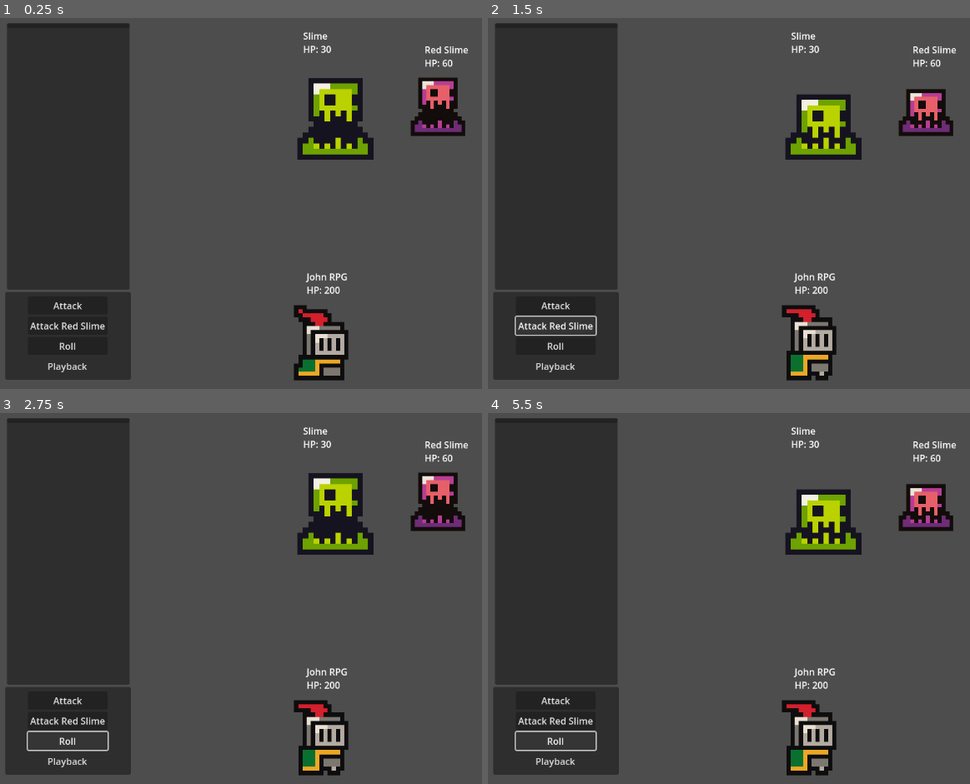
Above: before the commit, frames 1-4 (two rows, left to right).
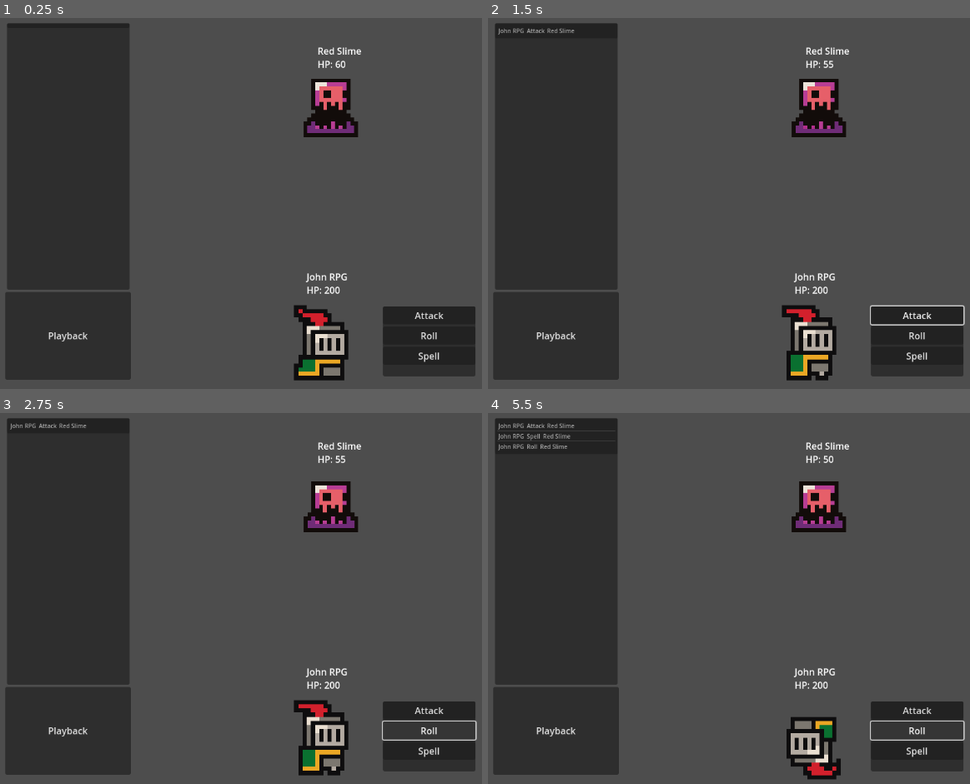
Above: after the commit, the same moments.

Repository: jhobz/rpg-prototype
Game: Godot game, scene res://scenes/game.tscn
The game is run twice, just before and just after one commit, with the same random seed, the same clock (stepped at 60 frames per second) and the same inputs.
Inputs (mouse positions are in pixels of both pictures, inside the frame that each line leads up to):
- Up to frame 1 (0.25 s): no input
- Up to frame 2 (1.5 s): click "Attack" at 0.5 s; click (555, 325) at 1.25 s, where only the run before the commit has a clickable "Attack Red Slime"
- Up to frame 3 (2.75 s): click "Roll" at 2 s
- Up to frame 4 (5.5 s): click (916, 750) at 2.75 s, where only the run after the commit has a clickable "Spell"; click "Attack" at 3.5 s; click (555, 720) at 4.25 s, where only the run before the commit has a clickable "Attack Red Slime"; click "Roll" at 5 s

The runs differ from the first frame. In frame 1, 8.2% of the frame differs, in the area x 6-99%, y 3-97%; in frame 2, 8.4%; in frame 3, 7.6%; in frame 4, 9.1%, in the area x 2-99%, y 2-99%.

Commit message:
Restore branch changes to game.tscn

Diff:
--- a/scenes/game.tscn
+++ b/scenes/game.tscn
@@ -10,7 +10,9 @@
 [ext_resource type="Script" uid="uid://cw152v0s4sq65" path="res://logic/states/BattleComplete.gd" id="5_0tnpc"]
 [ext_resource type="Texture2D" uid="uid://dc7bufts8305d" path="res://assets/sprites/knight.png" id="7_gee14"]
 [ext_resource type="PackedScene" uid="uid://b8t3u20c4a6l3" path="res://scenes/Character/Characters/Enemies/slime.tscn" id="7_u5sy4"]
+[ext_resource type="Script" path="res://scenes/Character/Actions/spell.gd" id="8_dinhu"]
 [ext_resource type="PackedScene" uid="uid://ckp66wttmrqym" path="res://scenes/Character/Characters/Enemies/red_slime.tscn" id="8_gee14"]
+[ext_resource type="PackedScene" path="res://scenes/Components/action_ui_component.tscn" id="11_kvuet"]
 
 [sub_resource type="AtlasTexture" id="AtlasTexture_gee14"]
 atlas = ExtResource("7_gee14")
@@ -223,21 +225,6 @@
 size_flags_vertical = 4
 alignment = 1
 
-[node name="AttackButton" type="Button" parent="Commands/PanelContainer/VBoxContainer"]
-layout_mode = 2
-text = "Attack"
-metadata/_edit_use_anchors_ = true
-
-[node name="AttackBottomButton" type="Button" parent="Commands/PanelContainer/VBoxContainer"]
-layout_mode = 2
-text = "Attack Red Slime"
-metadata/_edit_use_anchors_ = true
-
-[node name="RollButton" type="Button" parent="Commands/PanelContainer/VBoxContainer"]
-layout_mode = 2
-text = "Roll"
-metadata/_edit_use_anchors_ = true
-
 [node name="PlaybackButton" type="Button" parent="Commands/PanelContainer/VBoxContainer"]
 layout_mode = 2
 text = "Playback"
@@ -281,15 +268,19 @@
 script = ExtResource("2_lnu2h")
 metadata/_custom_type_script = "uid://cyrlkjq7sj35o"
 
+[node name="Spell" type="Node2D" parent="Actions"]
+script = ExtResource("8_dinhu")
+
 [node name="Characters" type="Node" parent="."]
 unique_name_in_owner = true
 
-[node name="JohnRPG" parent="Characters" node_paths=PackedStringArray("animated_sprite") instance=ExtResource("2_yqjtg")]
+[node name="JohnRPG" parent="Characters" node_paths=PackedStringArray("animated_sprite", "available_actions") instance=ExtResource("2_yqjtg")]
 position = Vector2(-88, 117)
 animated_sprite = NodePath("AnimatedSprite2D")
 char_name = "John RPG"
 is_player_character = true
 max_hp = 200
+available_actions = [NodePath("../../Actions/Attack"), NodePath("../../Actions/Roll"), NodePath("../../Actions/Spell")]
 
 [node name="AnimatedSprite2D" type="AnimatedSprite2D" parent="Characters/JohnRPG"]
 texture_filter = 1
@@ -299,13 +290,19 @@
 animation = &"roll"
 autoplay = "idle"
 
+[node name="ActionUIComponent" parent="Characters/JohnRPG" node_paths=PackedStringArray("actor") instance=ExtResource("11_kvuet")]
+offset_left = 190.0
+offset_top = 64.0
+offset_right = 190.0
+offset_bottom = 64.0
+actor = NodePath("..")
+
 [node name="Slime" parent="Characters" instance=ExtResource("7_u5sy4")]
+visible = false
 position = Vector2(-94, -300)
 
 [node name="Red Slime" parent="Characters" instance=ExtResource("8_gee14")]
-position = Vector2(116, -276)
-
-[connection signal="pressed" from="Commands/PanelContainer/VBoxContainer/AttackButton" to="GameManager" method="_on_attack_button_pressed"]
-[connection signal="pressed" from="Commands/PanelContainer/VBoxContainer/AttackBottomButton" to="GameManager" method="_on_attack_bottom_button_pressed"]
-[connection signal="pressed" from="Commands/PanelContainer/VBoxContainer/RollButton" to="GameManager" method="_on_roll_button_pressed"]
+position = Vector2(-69, -274)
+
 [connection signal="pressed" from="Commands/PanelContainer/VBoxContainer/PlaybackButton" to="GameManager" method="_on_playback_button_pressed"]
+[connection signal="action_selected" from="Characters/JohnRPG/ActionUIComponent" to="GameManager" method="_on_action_ui_component_action_selected"]
Not shown: 1 places in scenes/game.tscn that only renumber resources
